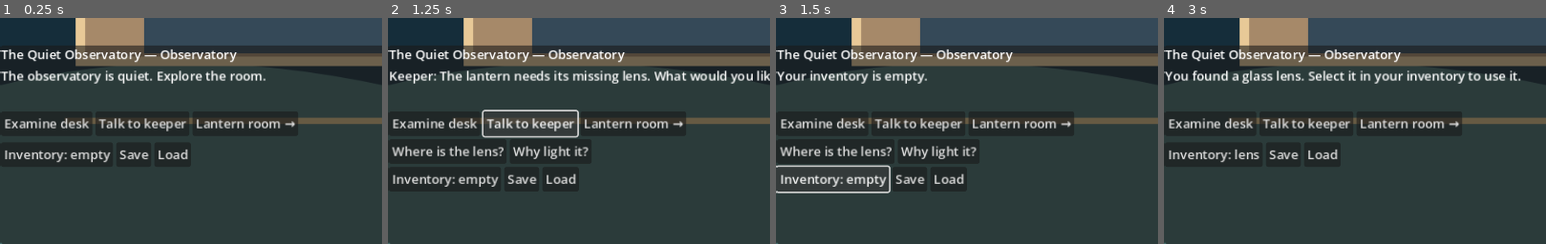
Above: before the commit, frames 1-4 (left to right).
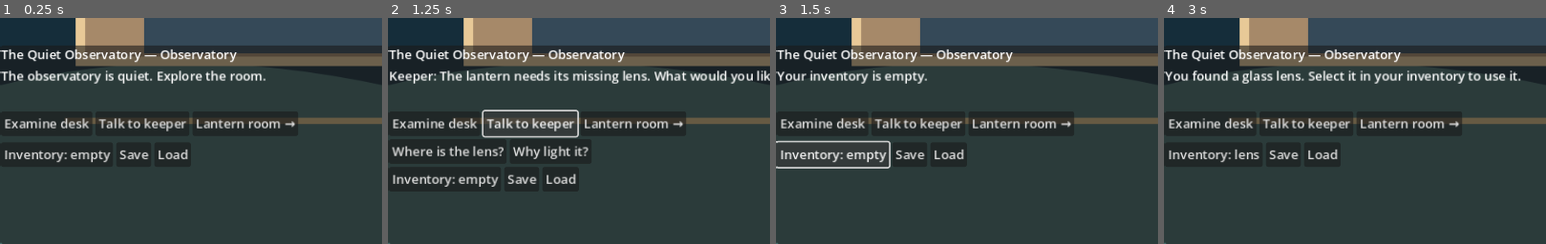
Above: after the commit, the same moments.

Repository: GabrielMrqs/game-studio
Game: Godot game, scene res://main.tscn
Two runs of this game, one before a commit and one after it. Both use one fixed random seed, a clock stepped at 60 frames per second and the inputs below.
Inputs:
- Up to frame 1 (0.25 s): no input
- Up to frame 2 (1.25 s): click "Talk to keeper" at 0.5 s
- Up to frame 3 (1.5 s): click "Inventory: empty" at 1.25 s
- Up to frame 4 (3 s): click "Inventory: empty" at 2 s; click "Examine desk" at 2.75 s
The pictures show only the part of the screen within x 0-50%, y 50-100%; the shares and areas given below are measured in that part.

Frames 1-2 are identical in both runs. In frame 3, 4.1% of the frame differs, in the area x 0-53%, y 54-78%; in frame 4, nothing differs.

Commit message:
Gameplay: lens-feedback

Diff:
--- a/game/main.gd
+++ b/game/main.gd
@@ -98,6 +98,7 @@
 		selected_lens = not selected_lens
 		_show_room("Lens selected. Use it on a hotspot." if selected_lens else "Lens put away.")
 	else:
+		_clear(choices)
 		message.text = "Your inventory is empty."
 
 
--- a/game/tests/smoke.gd
+++ b/game/tests/smoke.gd
@@ -28,6 +28,11 @@
 	game.save_path = "user://smoke_%d.json" % Time.get_ticks_usec()
 	check(game.room == "observatory", "starting room")
 	press(game.hotspots, "Talk to keeper")
+	check(game.choices.get_child_count() == 2, "keeper dialogue opens")
+	game.inventory.pressed.emit()
+	check(game.choices.get_child_count() == 0, "empty inventory closes dialogue choices")
+	check(game.message.text == "Your inventory is empty.", "empty inventory message")
+	press(game.hotspots, "Talk to keeper")
 	press(game.choices, "Why light it?")
 	check("guides" in game.message.text, "first dialogue branch")
 	press(game.hotspots, "Talk to keeper")
